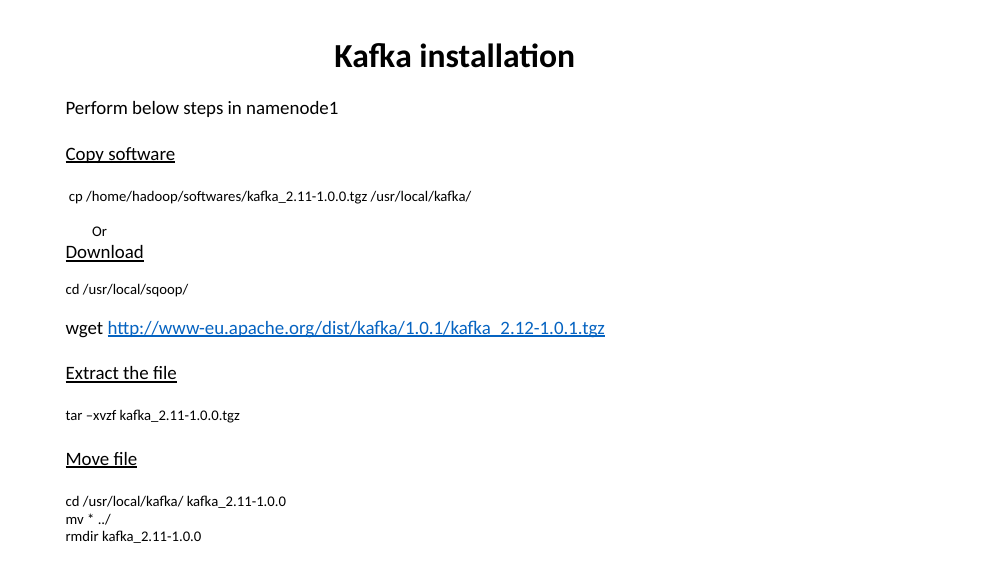
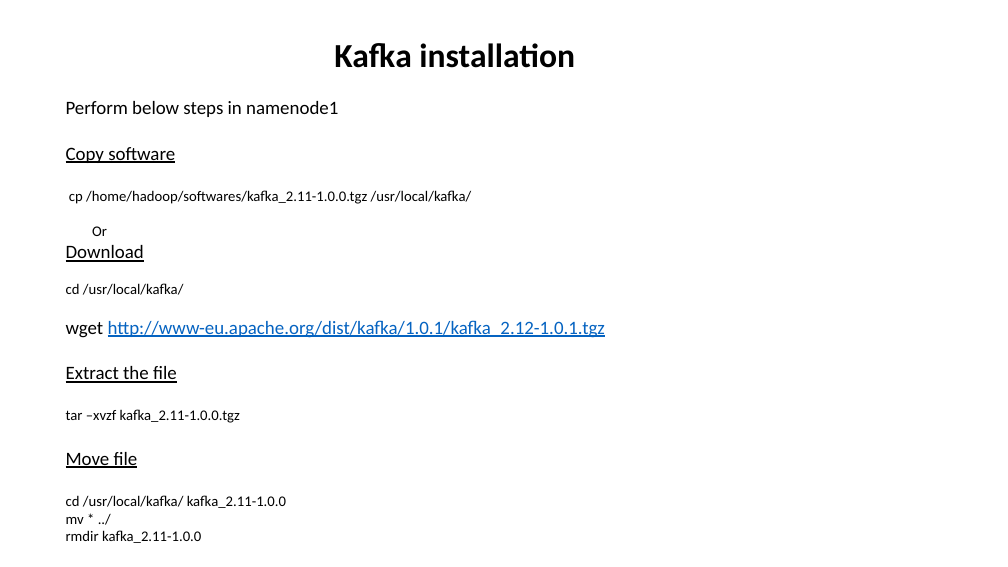
Before and after one commit to aashmishra/Bigdata_ppt, a slide deck: slide 5 of kafka.pptx. Drawn at 1008x567 pixels with LibreOffice and Linux fonts; fonts in the diff are those of the drawing. Boxes give left, top, right and bottom in pixels: in the first picture for what was removed or moved away, otherwise in the second. Text is boxed around its words. In the diff, an @@ line names an element or a change of style, - is before the commit and + after.

```diff
--- a/kafka.pptx
+++ b/kafka.pptx
@@ text at <box>66,283,184,295</box>: text changed @@
-cd /usr/local/sqoop/
+cd /usr/local/kafka/
```
Also in this commit, not shown: 7 other slides changed, 1 slide added, 1 slide removed.
